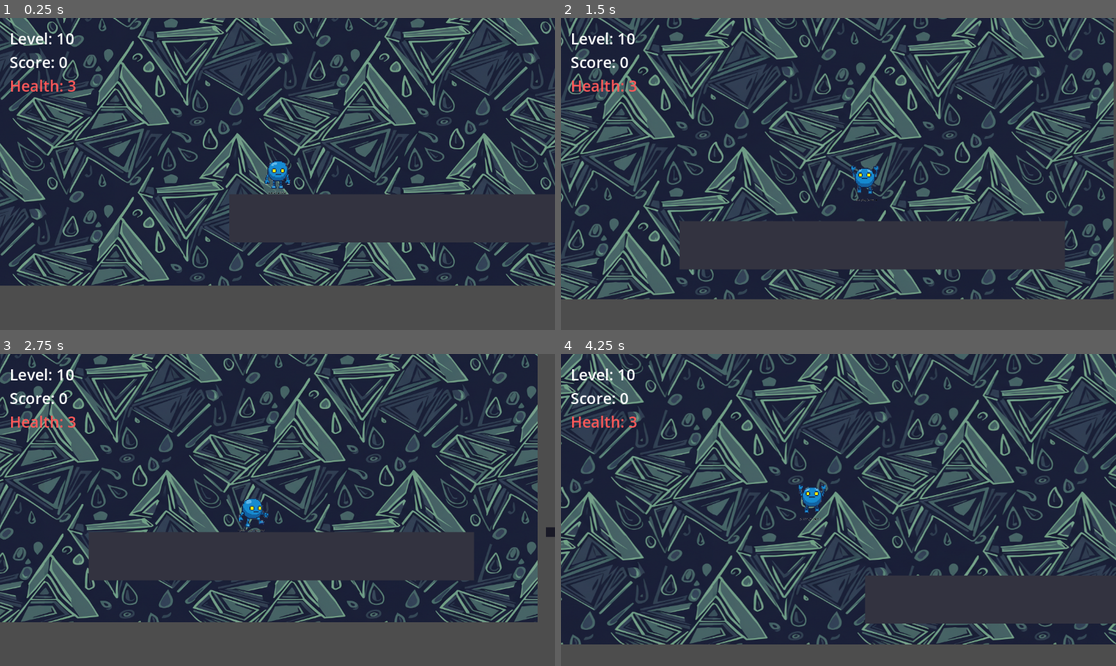
Above: before the commit, frames 1-4 (two rows, left to right).
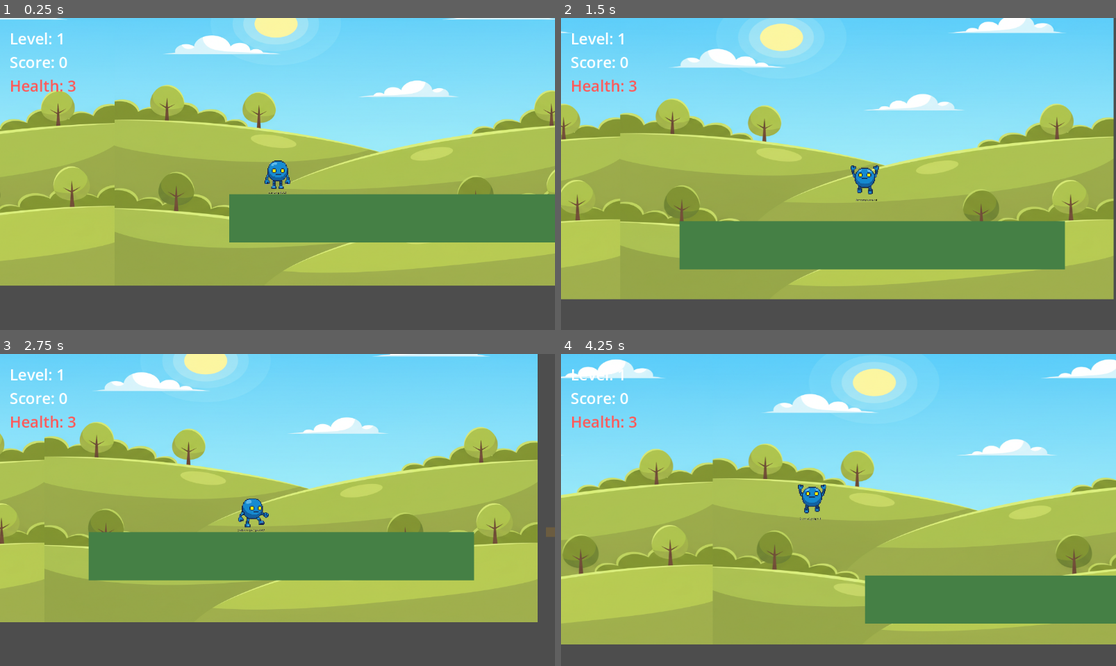
Above: after the commit, the same moments.

Repository: Paul-Hoke/2d-scroller-game
Game: Godot game, scene res://scenes/levels/Level10.tscn
The game is run twice, just before and just after one commit, with the same random seed, the same clock (stepped at 60 frames per second) and the same inputs. This scene is started directly instead of the project's main scene. The engine's default icon, where the game draws it, is replaced by a stand-in: a white triangle on a blue panel in a dark square.
Inputs:
- Up to frame 1 (0.25 s): no input
- Up to frame 2 (1.5 s): hold D (move_right) from 0.53 s (still down); tap Space (jump) at 0.77 s
- Up to frame 3 (2.75 s): tap Space (jump) at 1.52 s; release D (move_right) at 2.03 s; hold A (move_left) from 2.03 s (still down)
- Up to frame 4 (4.25 s): keep holding A (move_left); tap Space (jump) at 3.02, 3.77 s

The runs differ from the first frame. In frame 1, 85% of the frame differs, in the area x 0-100%, y 0-86%; in frame 2, 89%; in frame 3, 83%; in frame 4, 93%, in the area x 0-100%, y 0-94%.
Error after the commit: Parse Error: There is already a variable named "floor_color" declared in this scope. (res://scripts/LevelLogic.gd:80)

Commit message:
Fix missing backgrounds in Cave, Sky, and Lava levels
- Added fallback loading mechanism using Image.load_from_file() for assets without .import files
- Added file existence checks for background music and textures
- Ensured level themes correctly apply their respective background assets

Diff:
--- a/scripts/LevelLogic.gd
+++ b/scripts/LevelLogic.gd
@@ -35,9 +35,10 @@
 		add_child(music_player)
 
 	var music_path = "res://assets/audio/music_%s.wav" % theme
-	music_player.stream = load(music_path)
-	music_player.autoplay = true
-	music_player.play()
+	if FileAccess.file_exists(music_path):
+		music_player.stream = load(music_path)
+		music_player.autoplay = true
+		music_player.play()
 
 	# Setup Background
 	var parallax = get_node_or_null("ParallaxBackground")
@@ -47,7 +48,33 @@
 			var bg_path = "res://assets/forest_bg_seamless.png"
 			if theme != "forest":
 				bg_path = "res://assets/bg_%s.png" % theme
-			sprite.texture = load(bg_path)
+
+			var tex = load(bg_path)
+			if not tex and FileAccess.file_exists(bg_path):
+				# Fallback for missing .import files
+				var img = Image.load_from_file(bg_path)
+				if img:
+					tex = ImageTexture.create_from_image(img)
+
+			if tex:
+				sprite.texture = tex
+
+	# Setup Colors (Floor/Platforms)
+	var floor_color = Color(0.27, 0.5, 0.27) # Forest Green
+	var plat_color = Color(0.42, 0.36, 0.25) # Brown
+
+	match theme:
+		"cave":
+			floor_color = Color(0.2, 0.2, 0.25) # Dark Blue/Grey
+			plat_color = Color(0.1, 0.1, 0.15)
+		"sky":
+			floor_color = Color(0.7, 0.8, 1.0) # Light Blue
+			plat_color = Color(0.9, 0.9, 1.0)
+		"lava":
+			floor_color = Color(0.4, 0.1, 0.0) # Deep Red
+			plat_color = Color(0.2, 0.0, 0.0)
+
+	_apply_colors_recursive(self, floor_color, plat_color)
 
 	# Setup Colors (Floor/Platforms)
 	var floor_color = Color(0.27, 0.5, 0.27) # Forest Green
